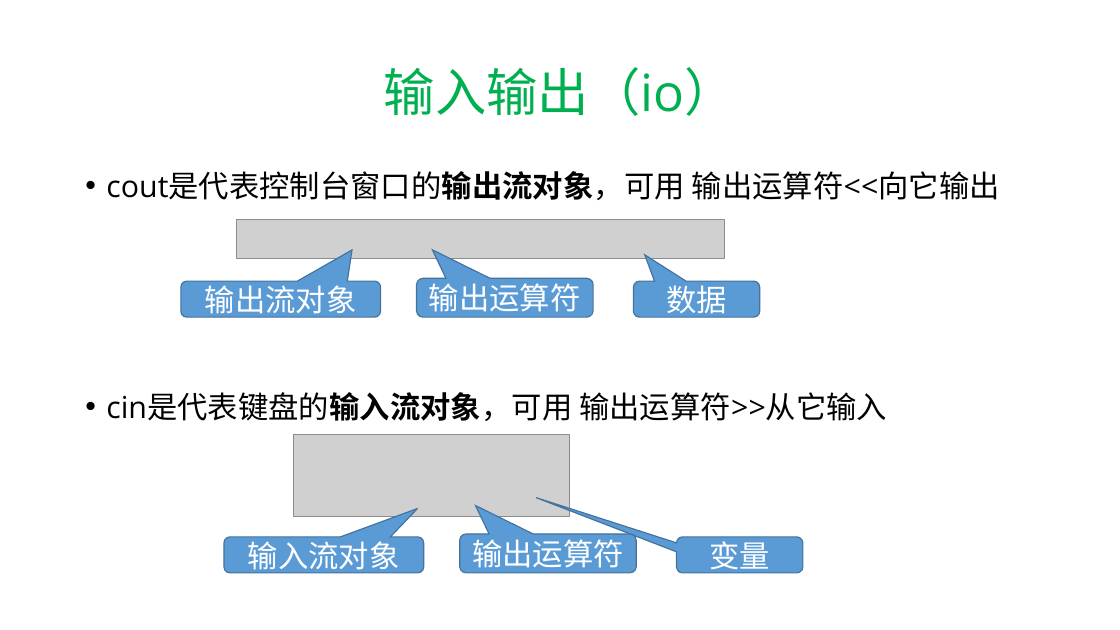
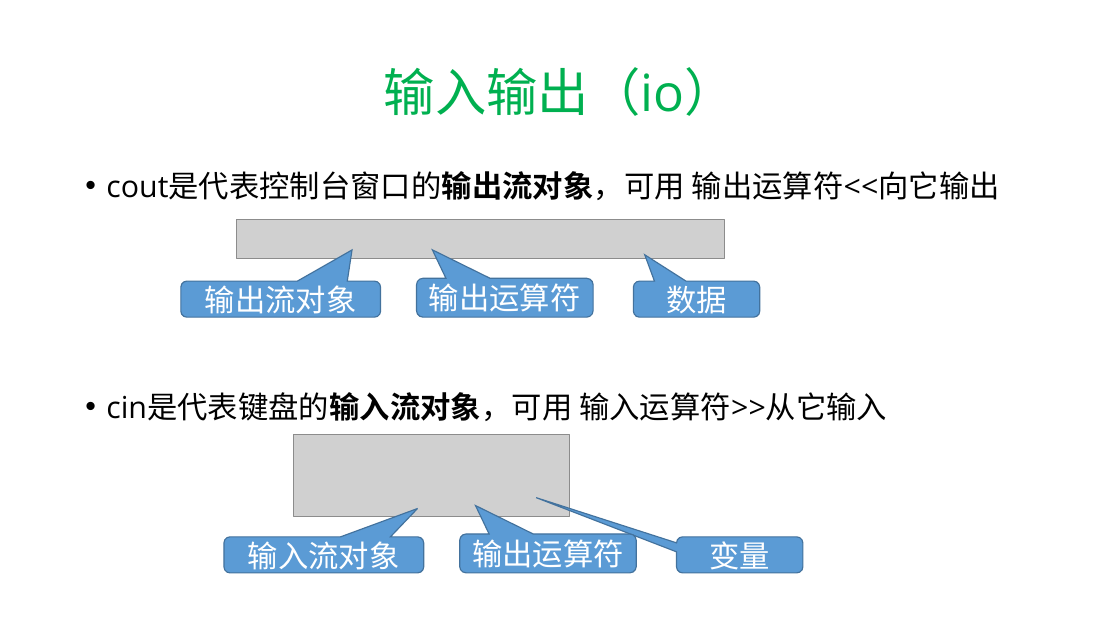
Before and after one commit to hwdong-net/cplusplus17, a slide deck: slide 24 of ppt/1.2 C++程序结构.pptx (slide 23 before the commit). Drawn at 1120x630 pixels with LibreOffice and Linux fonts; fonts in the diff are those of the drawing; grey boxes stand for pictures. Boxes give left, top, right and bottom in pixels: in the first picture for what was removed or moved away, otherwise in the second. Text is boxed around its words. In the diff, an @@ line names an element or a change of style, - is before the commit and + after.

```diff
--- a/ppt/1.2 C++程序结构.pptx
+++ b/ppt/1.2 C++程序结构.pptx
@@ text at box(106, 392, 887, 421): text changed @@
-• cin是代表键盘的输入流对象，可用 输出运算符>>从它输入
+• cin是代表键盘的输入流对象，可用 输入运算符>>从它输入
```
Also in this commit, not shown: 6 other slides changed, 2 slides added, 1 slide removed.
